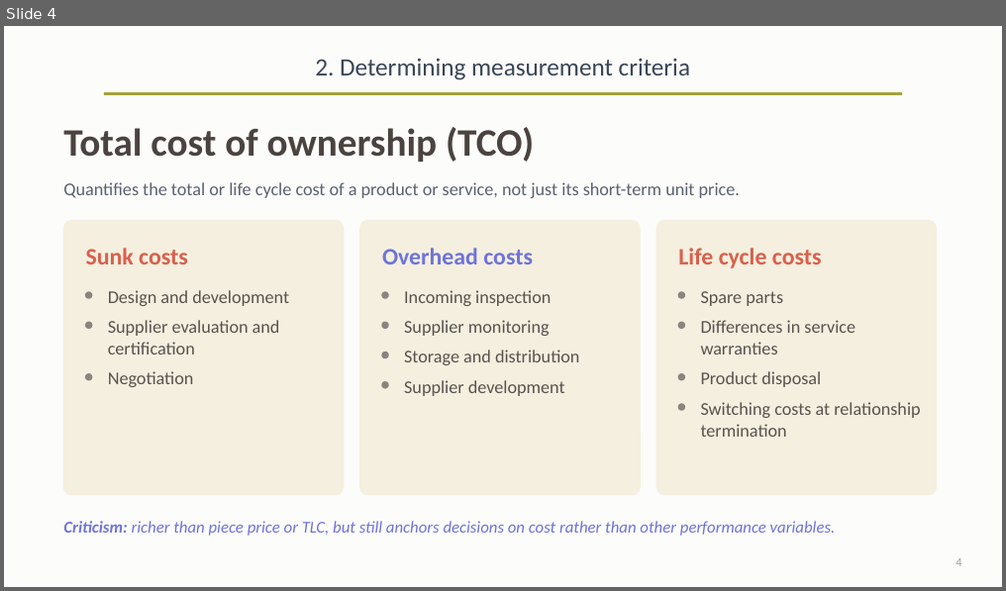
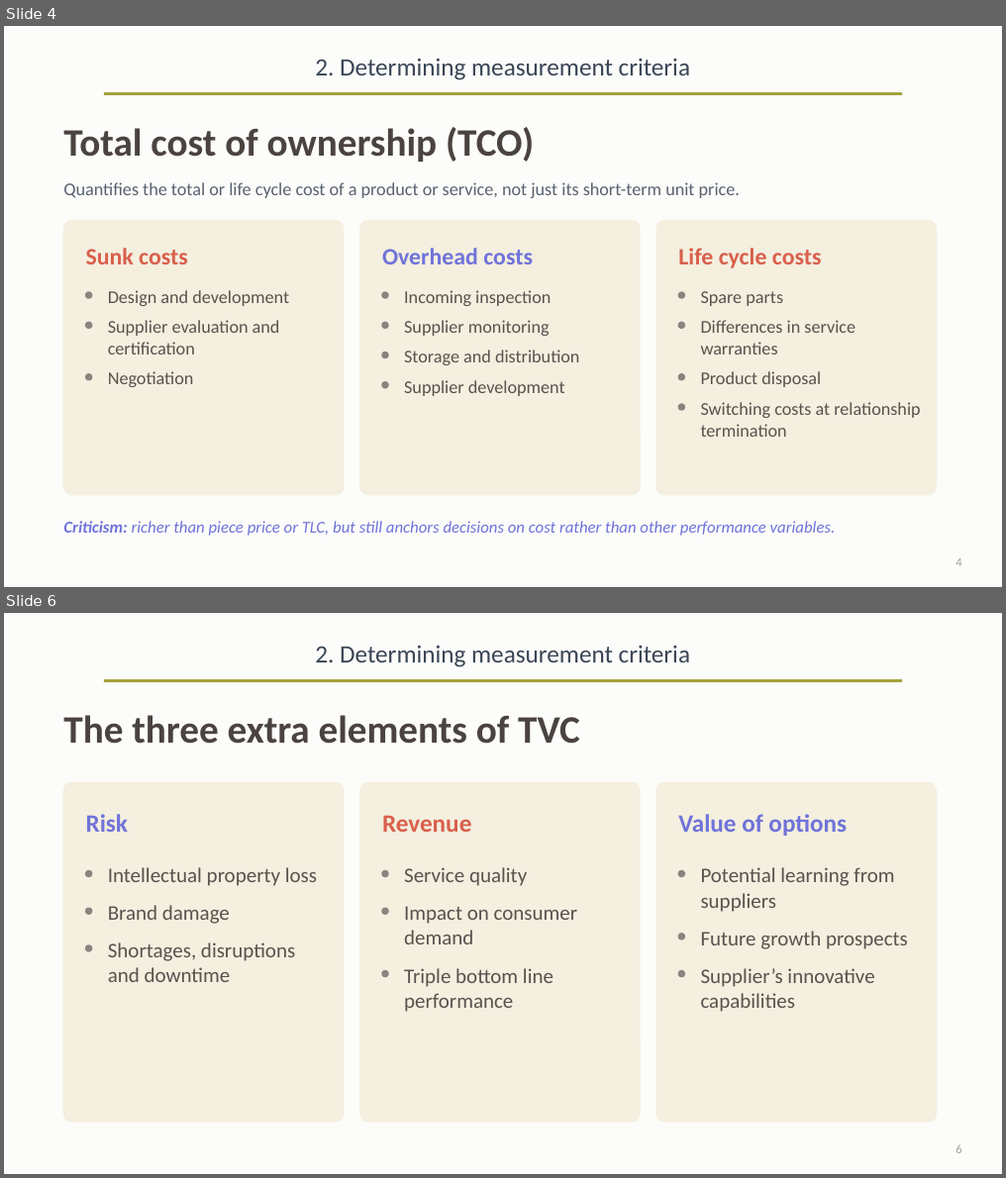
Before and after one commit to OfficialMatteoPiras/ManagementEngineering, a slide deck: SmartOperationsAndSupplyChain Management/pdf/Supplier Measurement Criteria-claude.pptx. Shown one above the other, each under a label of ours: slide 4 before the commit, slides 4 and 6 after it; the slides between them are not shown. The pictures are 1006x591 and 1006x1178 pixels, drawn with LibreOffice and Linux fonts; fonts in the diff are those of the drawing. Boxes give left, top, right and bottom in pixels: in the first picture for what was removed or moved away, otherwise in the second. Text is boxed around its words. In the diff, an @@ line names an element or a change of style, - is before the commit and + after.

```diff
--- a/SmartOperationsAndSupplyChain Management/pdf/Supplier Measurement Criteria-claude.pptx
+++ b/SmartOperationsAndSupplyChain Management/pdf/Supplier Measurement Criteria-claude.pptx
@@ slide 6 added at [4,613,1002,1174], background #FCFCFA; not listed: 2 template elements that a slide beside it also shows @@
@@ text added at [63,715,580,744], 28 pt, text #4A4340, bold @@
+The three extra elements of TVC
@@ rounded rectangle added at [63,782,344,1122], fill #F4EFDF, outline #F4EFDF 1 pt @@
@@ rounded rectangle added at [360,782,640,1122], fill #F4EFDF, outline #F4EFDF 1 pt @@
@@ rounded rectangle added at [656,782,936,1122], fill #F4EFDF, outline #F4EFDF 1 pt @@
@@ text added at [86,814,128,832], 18 pt, text #6F73D9, bold @@
+Risk
@@ text added at [382,815,471,832], 18 pt, text #D9604C, bold @@
+Revenue
@@ text added at [678,814,846,836], 18 pt, text #6F73D9, bold @@
+Value of options
@@ ellipse added at [86,870,92,876], fill #8A8480, outline #8A8480 1 pt @@
@@ text added at [108,867,317,886], 15 pt, text #5A524E @@
+Intellectual property loss
@@ ellipse added at [382,870,388,876], fill #8A8480, outline #8A8480 1 pt @@
@@ text added at [404,867,527,886], 15 pt, text #5A524E @@
+Service quality
@@ ellipse added at [678,870,684,876], fill #8A8480, outline #8A8480 1 pt @@
@@ text added at [701,867,894,912], 15 pt, text #5A524E @@
+Potential learning from suppliers
@@ ellipse added at [86,908,92,914], fill #8A8480, outline #8A8480 1 pt @@
@@ text added at [108,905,230,924], 15 pt, text #5A524E @@
+Brand damage
@@ ellipse added at [382,908,388,914], fill #8A8480, outline #8A8480 1 pt @@
@@ text added at [404,906,578,945], 15 pt, text #5A524E @@
+Impact on consumer demand
@@ ellipse added at [678,934,684,940], fill #8A8480, outline #8A8480 1 pt @@
@@ text added at [701,931,908,950], 15 pt, text #5A524E @@
+Future growth prospects
@@ ellipse added at [86,946,92,952], fill #8A8480, outline #8A8480 1 pt @@
@@ text added at [108,943,295,982], 15 pt, text #5A524E @@
+Shortages, disruptions and downtime
@@ text added at [404,968,553,1012], 15 pt, text #5A524E @@
+Triple bottom line performance
@@ text added at [701,968,874,1012], 15 pt, text #5A524E @@
+Supplier’s innovative capabilities
@@ ellipse added at [382,971,388,977], fill #8A8480, outline #8A8480 1 pt @@
@@ ellipse added at [678,971,684,977], fill #8A8480, outline #8A8480 1 pt @@
@@ page number added at [955,1145,961,1154], 9 pt, text #A9A29C @@
+6
```
Also in this commit, not shown: 1 slide changed, 2 other slides added, 1 other file.
